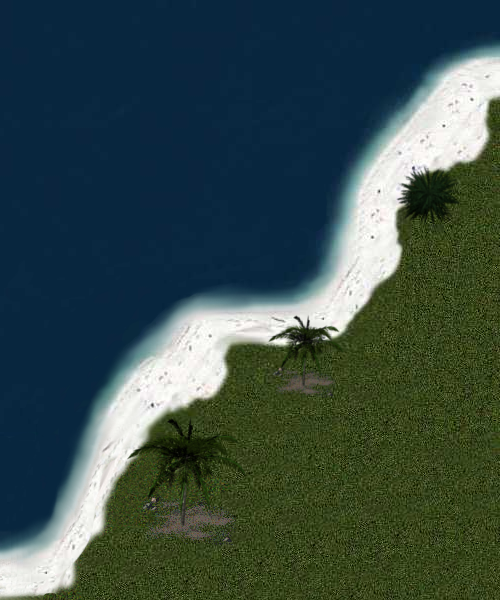
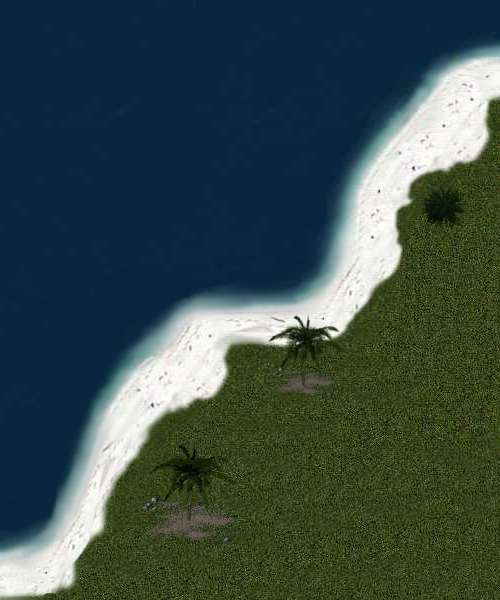
The second (500, 600) image is a revision of the first. Changes to its layers:
painted on "Clipboard#2" over [396, 165, 467, 230]
painted on "Clipboard#1" over [126, 416, 247, 527]
